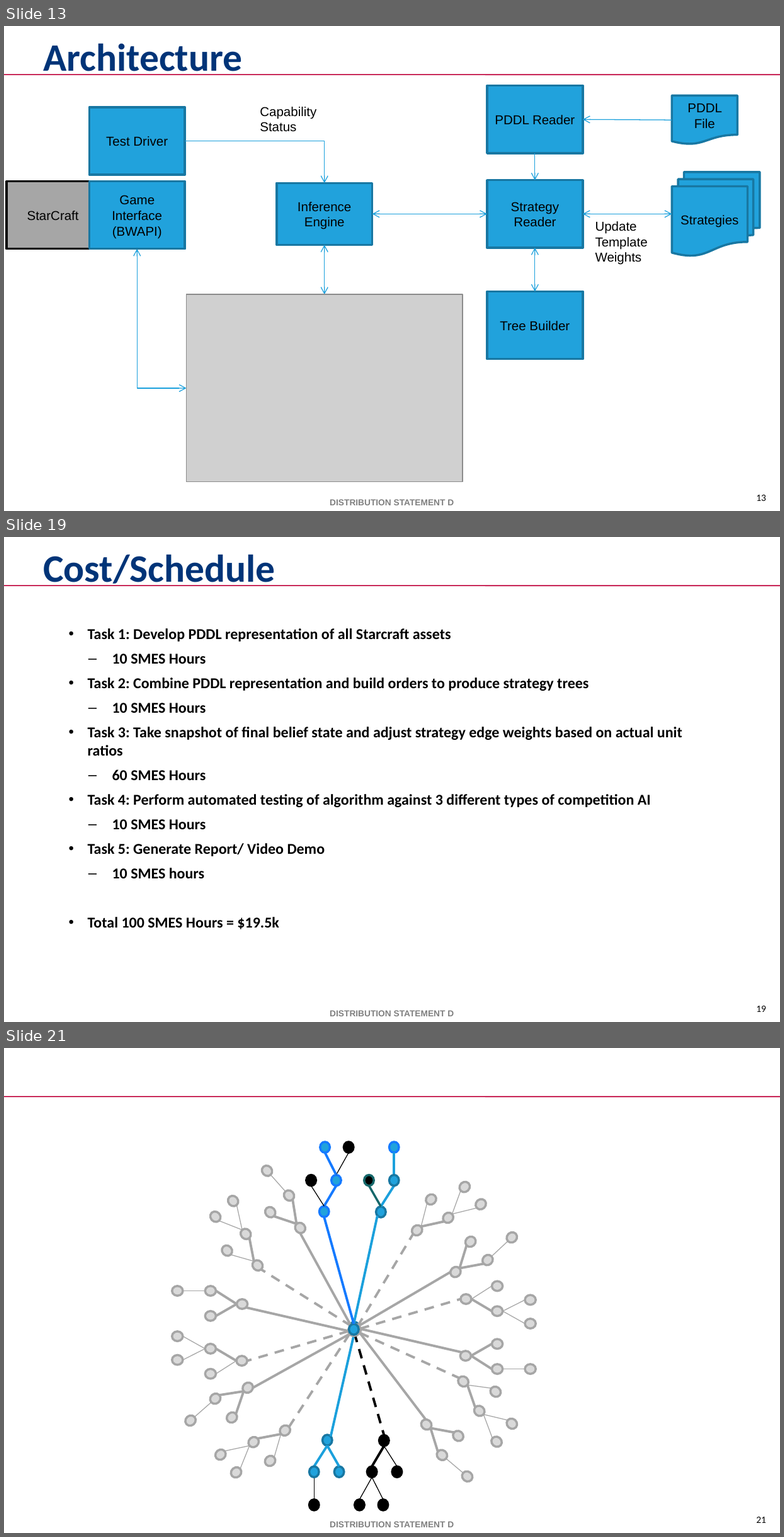
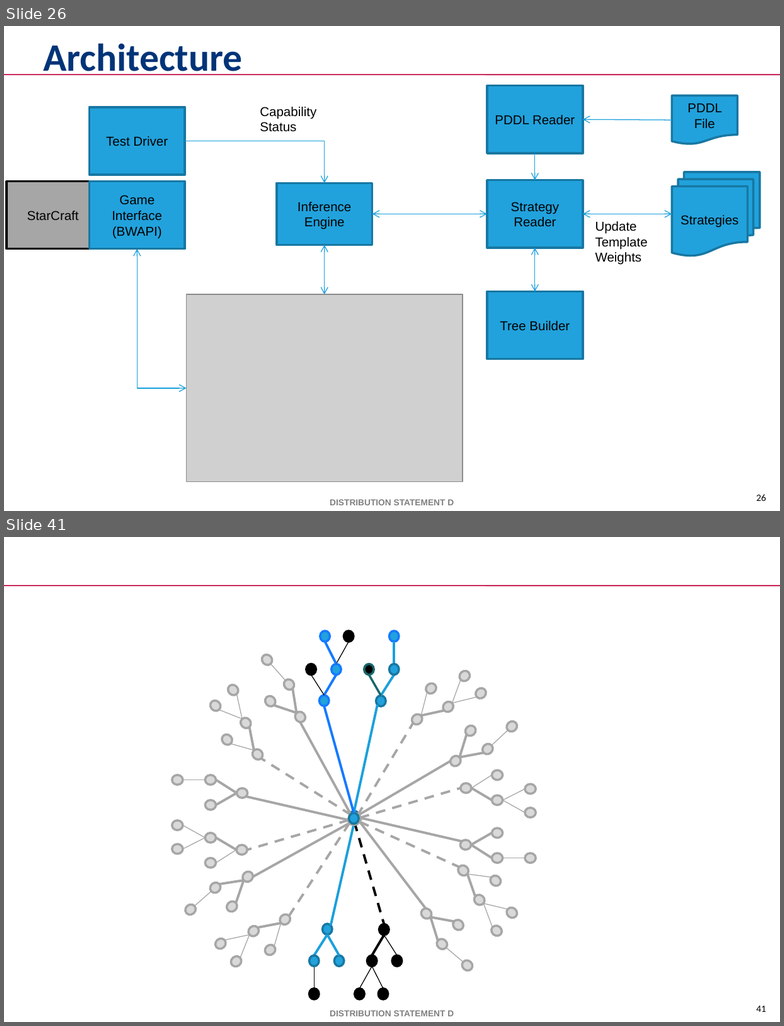
Before and after one commit to mikewkozak/IRE, a slide deck: Documentation/mkozak - Intent Recognition Engine.pptx. Shown one above the other, each under a label of ours: slides 13, 19 and 21 before the commit, slides 26 and 41 after it; the slides between them are not shown. The pictures are 784x1537 and 784x1026 pixels, drawn with LibreOffice and Linux fonts; fonts in the diff are those of the drawing; grey boxes stand for pictures; background and template pictures are left out. Boxes give left, top, right and bottom in pixels: in the first picture for what was removed or moved away, otherwise in the second. Text is boxed around its words. In the diff, an @@ line names an element or a change of style, - is before the commit and + after.

```diff
--- a/Documentation/mkozak - Intent Recognition Engine.pptx
+++ b/Documentation/mkozak - Intent Recognition Engine.pptx
@@ slide 19 removed at bbox=[4, 537, 780, 1022], background #FFFFFF; not listed: 3 template elements that a slide beside it also shows @@
@@ title removed at bbox=[43, 554, 275, 586] @@
-Cost/Schedule
@@ text removed at bbox=[88, 628, 683, 929] @@
-• Task 1: Develop PDDL representation of all Starcraft assets
-  – 10 SMES Hours
-• Task 2: Combine PDDL representation and build orders to produce strategy trees
-  – 10 SMES Hours
-• Task 3: Take snapshot of final belief state and adjust strategy edge weights based on actual unit ratios
-  – 60 SMES Hours
-• Task 4: Perform automated testing of algorithm against 3 different types of competition AI
-  – 10 SMES Hours
-• Task 5: Generate Report/ Video Demo
-  – 10 SMES hours
-• Total 100 SMES Hours = $19.5k
@@ what was slide 13 is now slide 26 @@
@@ page number at bbox=[756, 494, 766, 501]: text changed @@
-13
+26
@@ what was slide 21 is now slide 41 @@
@@ page number at bbox=[756, 1006, 766, 1012]: text changed @@
-21
+41
```
Also in this commit, not shown: 10 slides changed, 21 slides added, 5 other files.
